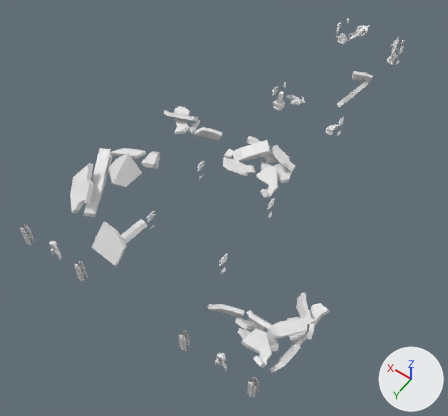
Renders of the FBX model Assets/Resources/Mesh/Levels/Level1-EscobrosObjetosFijos.fbx from each side of a commit.
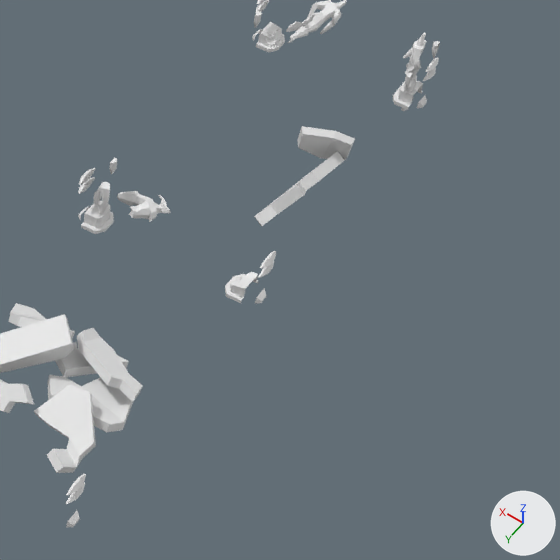
Each version is shown whole from a 50 mm lens placed at (-22.5, 42.3, 49.4), pointed at (1.3, 9.1, -2.8), then close up on the part from 54% to 100% of the width and 6% to 55% of the height. The axes (+X, +Y, +Z) are drawn at lower right. The lights are the same throughout. Vertices at the same position are counted once.

Names of what the first close-up shows: 'Level1EscobrosObjetosFijos'.
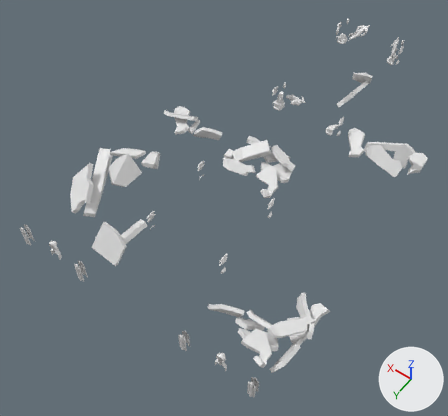
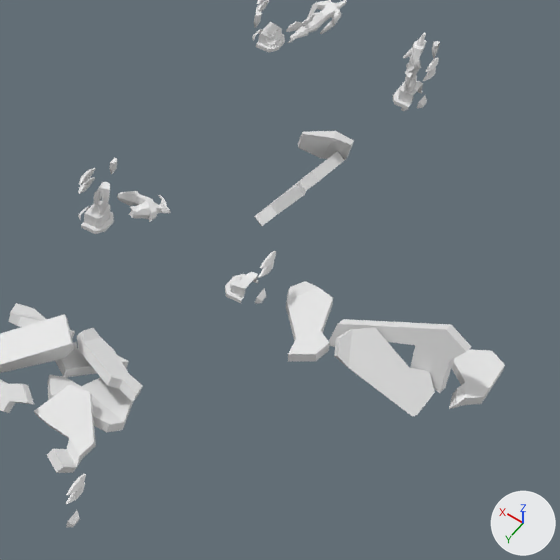
Where the change shows, as pixel boxes (x1, y1, x2, y2) in the close-ups (560 x 560 px; the box of a moved part takes in the faces that stretch with it):
'Level1EscobrosObjetosFijos', reshaped: before (0, 0, 440, 527); after (0, 0, 505, 527)
part 1 of me_cube_071, added: after (328, 319, 471, 393)
part 2 of me_cube_071, added: after (286, 281, 333, 361)
part 3 of me_cube_071, added: after (449, 349, 505, 409)
part 4 of me_cube_071, added: after (334, 327, 435, 416)
part 5 of me_cube_071, moved or reshaped: before (297, 126, 355, 159); after (298, 131, 354, 159)

The change in detail:
me_cube_071 is used by ob_level1escobrosobjetosfijos; location (0.0, 0.0, 0.0).
Verts and faces of me_cube_071; kept vertices keep their numbers, new ones are numbered from 2617.
Before the commit, vertices of me_cube_071: 8 (-3.6, -14.1, 1.8) at pixel (355, 138), 10 (-1.3, -13.3, 1.1) at pixel (297, 140), 11 (-1.5, -12.9, 2.2) at pixel (301, 126).
me_cube_071 had 2617 vertices, 2091 faces and spanned x -16.1..14.8, y -23.8..25.5, z -0.6..3.7.
me_cube_071 now has 2701 vertices, 2167 faces and spans x -16.1..14.8, y -23.8..25.5, z -0.6..3.7.
me_cube_071 part 1: the loose piece of 24 vertices spanning x -3.7..-1.8, y -13.8..-7.9, z 0.0..2.6 is copied, and the copy is multiplied about its middle by the matrix ((0.045, -0.907, -0.419), (-0.958, 0.08, -0.277), (0.285, 0.414, -0.865)), then moved by (-7.6, 5.8, -0.6); it spans x -12.9..-7.6, y -5.5..-4.3, z -0.4..2.7.
me_cube_071 part 2: the loose piece of 20 vertices spanning x 9.5..12.8, y 1.9..5.7, z -0.1..0.7 is copied, and the copy is turned -11.5 degrees about the z axis through its middle, then moved by (-17.6, -8.3, 0.0); it spans x -8.0..-5.0, y -6.6..-2.5, z -0.1..0.7.
me_cube_071 part 3: a new loose piece of 20 vertices spanning x -14.0..-11.8, y -7.6..-4.2, z -0.3..0.3.
me_cube_071 part 4: a new loose piece of 20 vertices spanning x -12.4..-8.2, y -4.7..-3.0, z -0.4..1.8.
Part 5, on me_cube_071:
Vertex 8 moves to (-3.6, -14.0, 1.7), pixel (354, 140).
Vertex 10 moves to (-1.4, -13.2, 1.0), pixel (297, 143).
Vertex 11 moves to (-1.7, -12.8, 2.1), pixel (302, 131).
